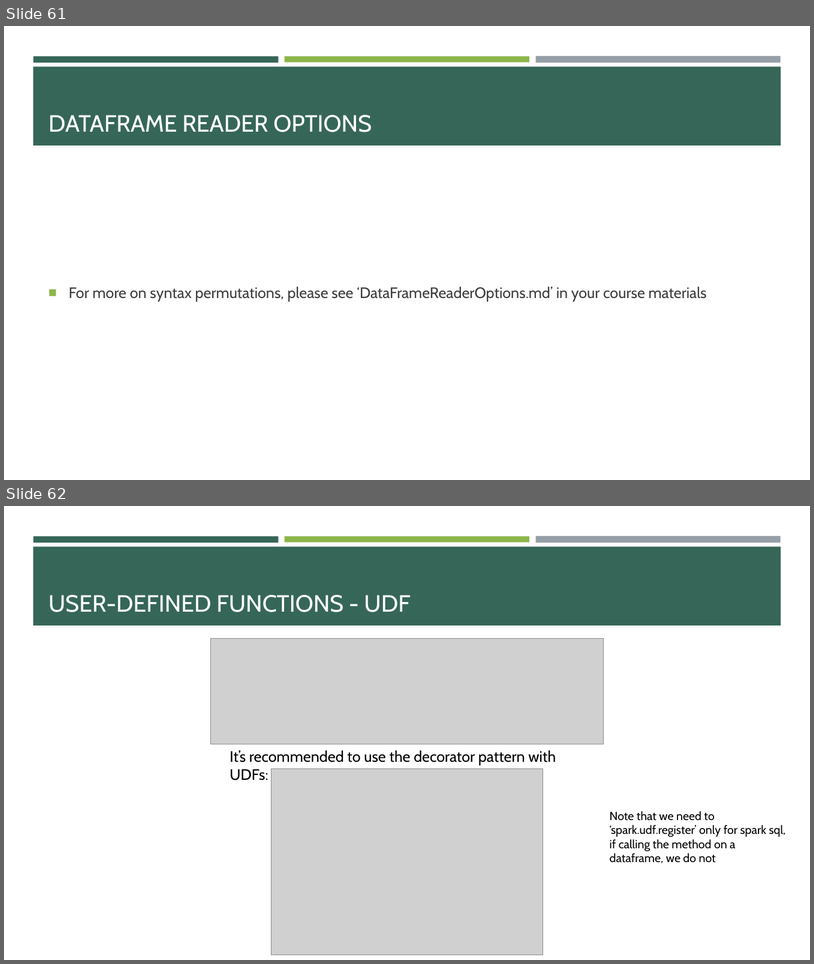
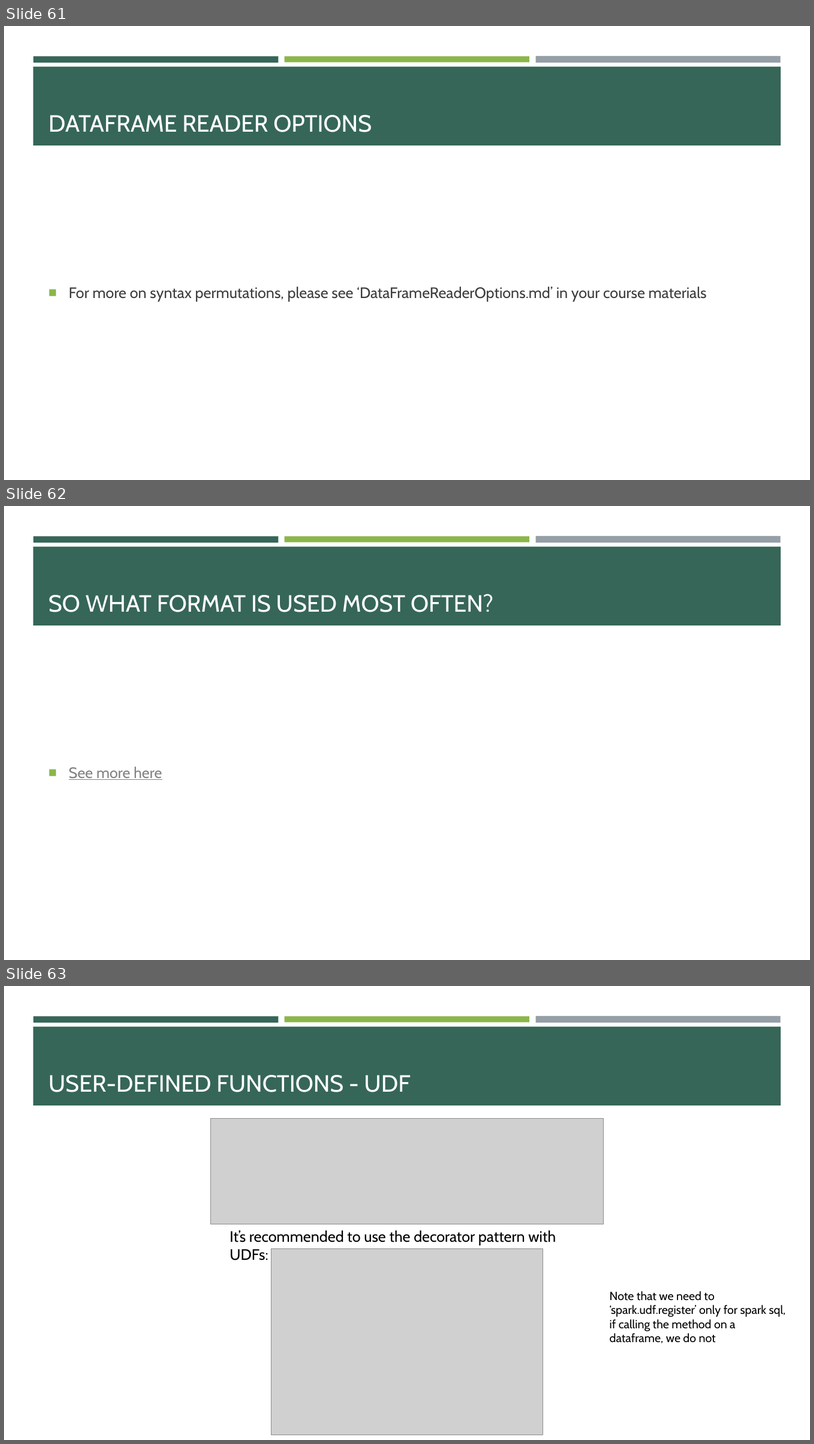
Before and after one commit to e-m-wilson/data_engineering, a slide deck: spark/Spark.pptx. Shown one above the other, each under a label of ours: slides 61 and 62 before the commit, slides 61, 62 and 63 after it. The pictures are 814x964 and 814x1444 pixels, drawn with LibreOffice and Linux fonts; fonts in the diff are those of the drawing; grey boxes stand for pictures. Boxes give left, top, right and bottom in pixels: in the first picture for what was removed or moved away, otherwise in the second. Text is boxed around its words. In the diff, an @@ line names an element or a change of style, - is before the commit and + after.

```diff
--- a/spark/Spark.pptx
+++ b/spark/Spark.pptx
@@ slide 62 added at (4,506,810,960), background #FFFFFF; not listed: 4 template elements that a slide beside it also shows @@
@@ title added at (48,594,494,612), 28 pt, text #FFFFFF @@
+SO WHAT FORMAT IS USED MOST OFTEN?
@@ text added at (69,766,162,780), 18 pt, text #828282, underline @@
+■ See more here
@@ what was slide 62 is now slide 63 @@
```
Also in this commit, not shown: 1 slide changed, 6 other files.
